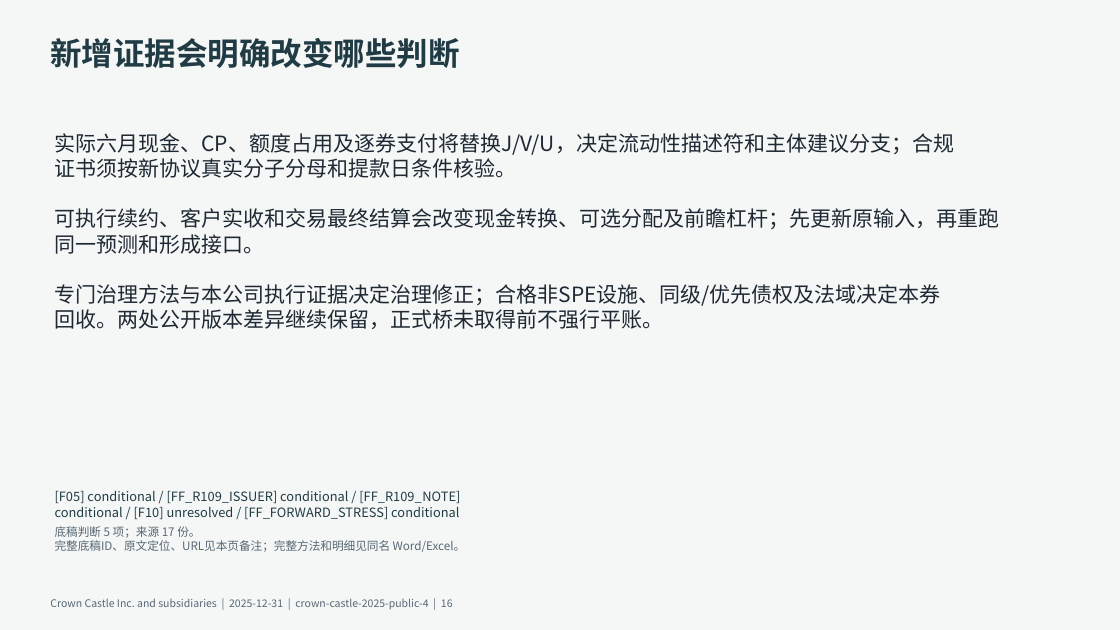
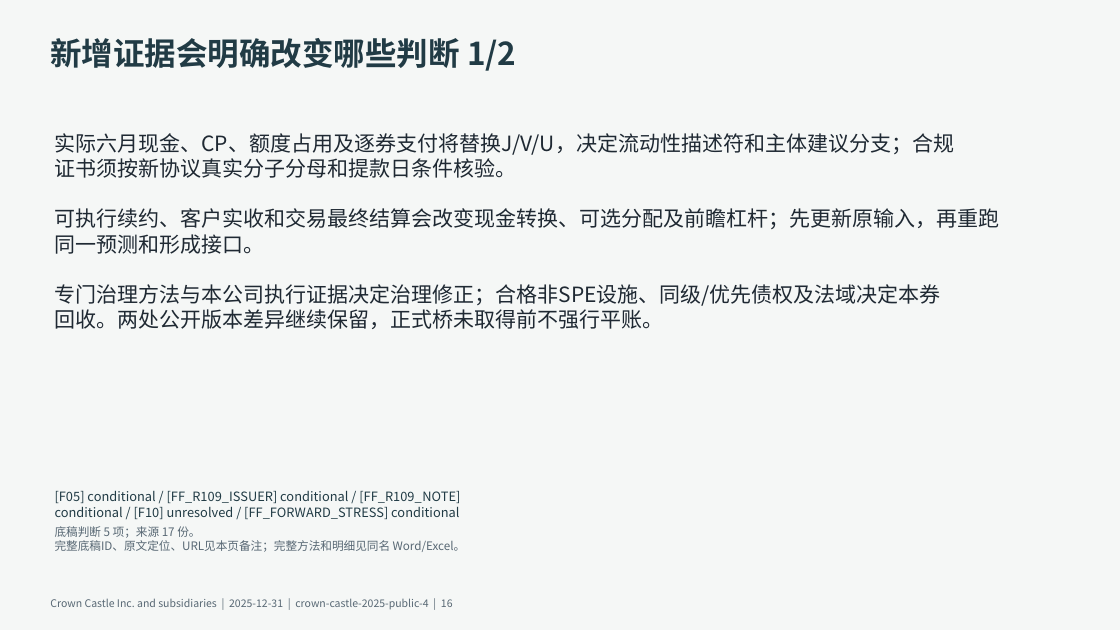
Before and after one commit to qingkongwanli0l/annual-report-analysis, a slide deck: slide 16 of examples/crown-castle-2025/deliverables/presentation.pptx. Drawn at 1120x630 pixels with LibreOffice and Linux fonts; fonts in the diff are those of the drawing. Boxes give left, top, right and bottom in pixels: in the first picture for what was removed or moved away, otherwise in the second. Text is boxed around its words. In the diff, an @@ line names an element or a change of style, - is before the commit and + after.

```diff
--- a/examples/crown-castle-2025/deliverables/presentation.pptx
+++ b/examples/crown-castle-2025/deliverables/presentation.pptx
@@ text at [50,38,516,71]: text changed @@
-新增证据会明确改变哪些判断
+新增证据会明确改变哪些判断 1/2
```
Also in this commit, not shown: 1 slide added, 3 other files.
